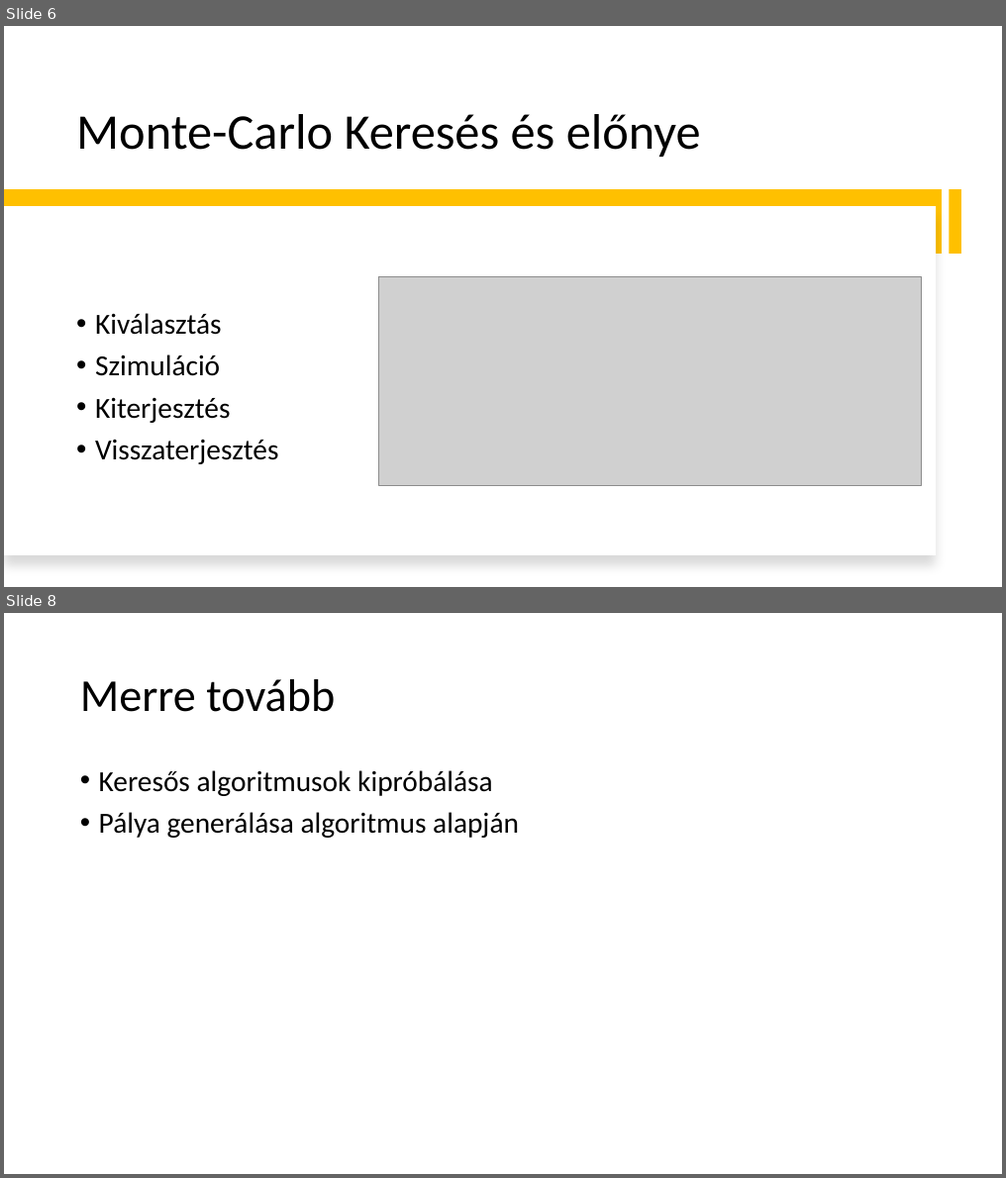
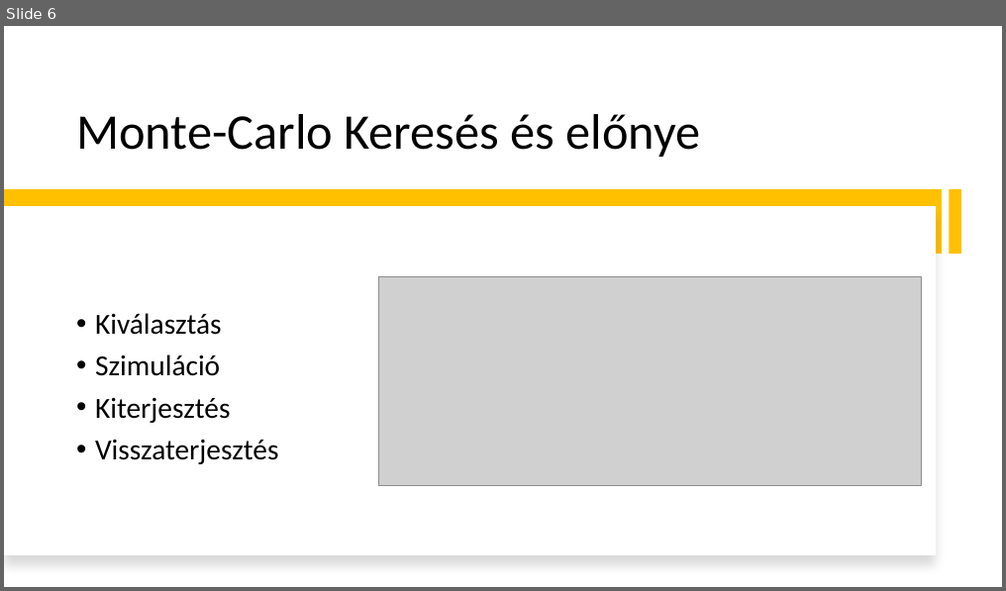
Before and after one commit to DrCash-KMark/uniBscProject, a slide deck: Documents/Bemutató.pptx. Shown one above the other, each under a label of ours: slides 6 and 8 before the commit, slide 6 after it; the slides between them are not shown. The pictures are 1006x1178 and 1006x591 pixels, drawn with LibreOffice and Linux fonts; fonts in the diff are those of the drawing; grey boxes stand for pictures. Boxes give left, top, right and bottom in pixels: in the first picture for what was removed or moved away, otherwise in the second. Text is boxed around its words. In the diff, an @@ line names an element or a change of style, - is before the commit and + after.

```diff
--- a/Documents/Bemutató.pptx
+++ b/Documents/Bemutató.pptx
@@ slide 8 removed at box(4, 613, 1002, 1174), background #FFFFFF @@
@@ title removed at box(80, 679, 335, 712) @@
-Merre tovább
@@ text removed at box(99, 770, 519, 838) @@
-• Keresős algoritmusok kipróbálása
-• Pálya generálása algoritmus alapján
```
Also in this commit, not shown: 2 slides changed, 6 slides added, 7 other files.
